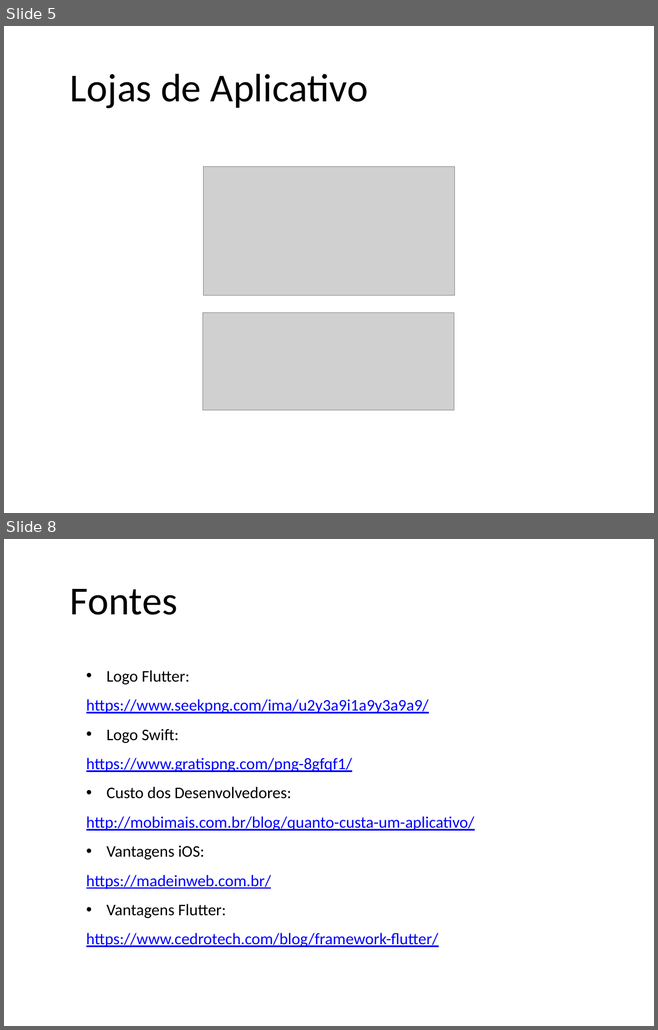
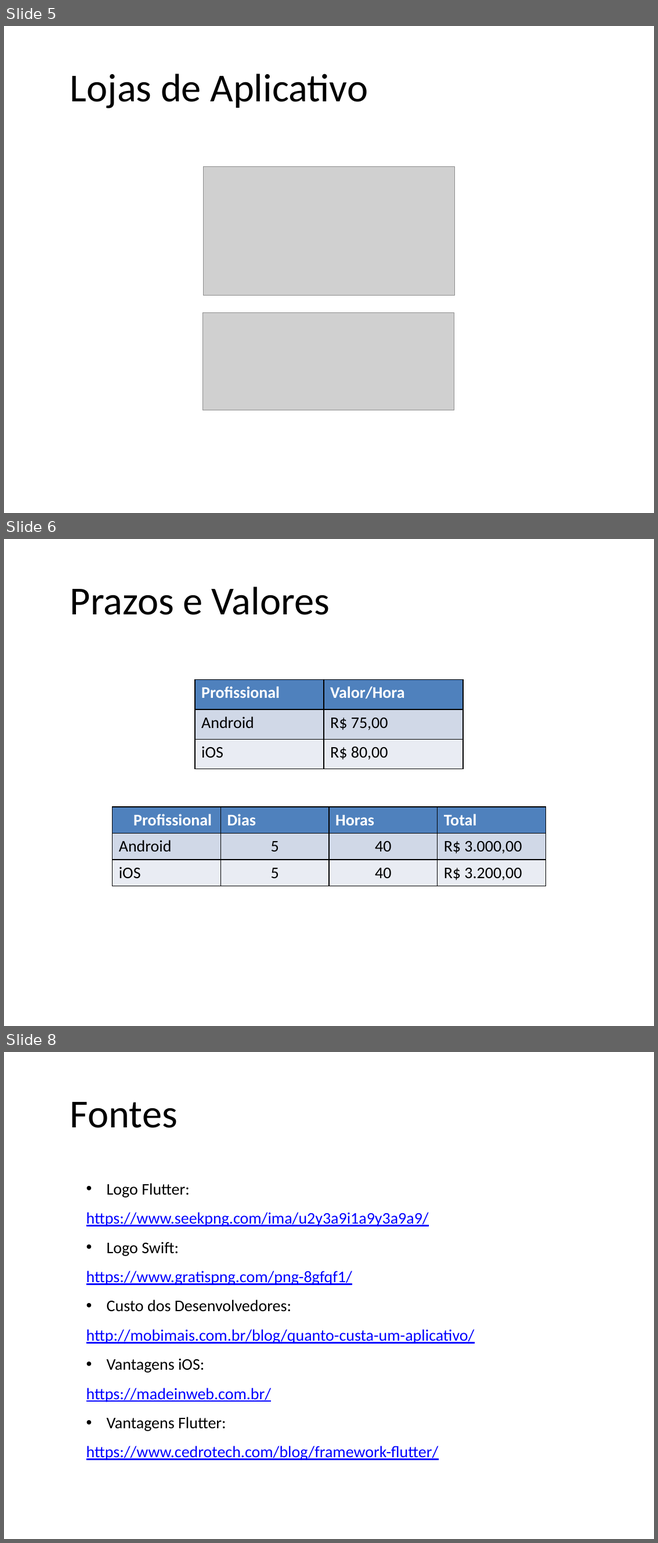
Before and after one commit to Cdsr99/ADS, a slide deck: 5 semestre/projeto de sistemas/combustivel/public/doc/Apresentação.pptx. Shown one above the other, each under a label of ours: slides 5 and 8 before the commit, slides 5, 6 and 8 after it; the slides between them are not shown. The pictures are 658x1030 and 658x1543 pixels, drawn with LibreOffice and Linux fonts; fonts in the diff are those of the drawing; grey boxes stand for pictures; background and template pictures are left out. Boxes give left, top, right and bottom in pixels: in the first picture for what was removed or moved away, otherwise in the second. Text is boxed around its words. In the diff, an @@ line names an element or a change of style, - is before the commit and + after.

```diff
--- a/5 semestre/projeto de sistemas/combustivel/public/doc/Apresentação.pptx
+++ b/5 semestre/projeto de sistemas/combustivel/public/doc/Apresentação.pptx
@@ slide 6 added at [4, 539, 654, 1026], background picture (left out) @@
@@ title added at [70, 587, 329, 615], 44 pt, text #000000 @@
+Prazos e Valores
@@ table added at [195, 680, 463, 770], 3 rows, 2 columns @@
+Profissional | Valor/Hora
+Android | R$ 75,00
+iOS | R$ 80,00
@@ table added at [112, 808, 546, 886], 3 rows, 4 columns @@
+Profissional | Dias | Horas | Total
+Android | 5 | 40 | R$ 3.000,00
+iOS | 5 | 40 | R$ 3.200,00
```
Also in this commit, not shown: 1 slide changed, 1 slide removed, 1 other file.
